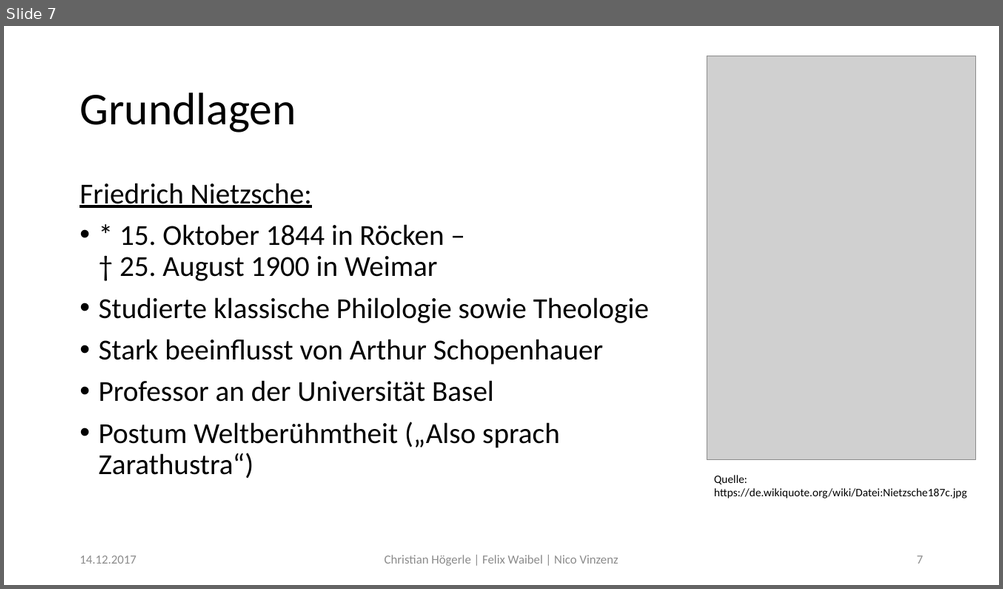
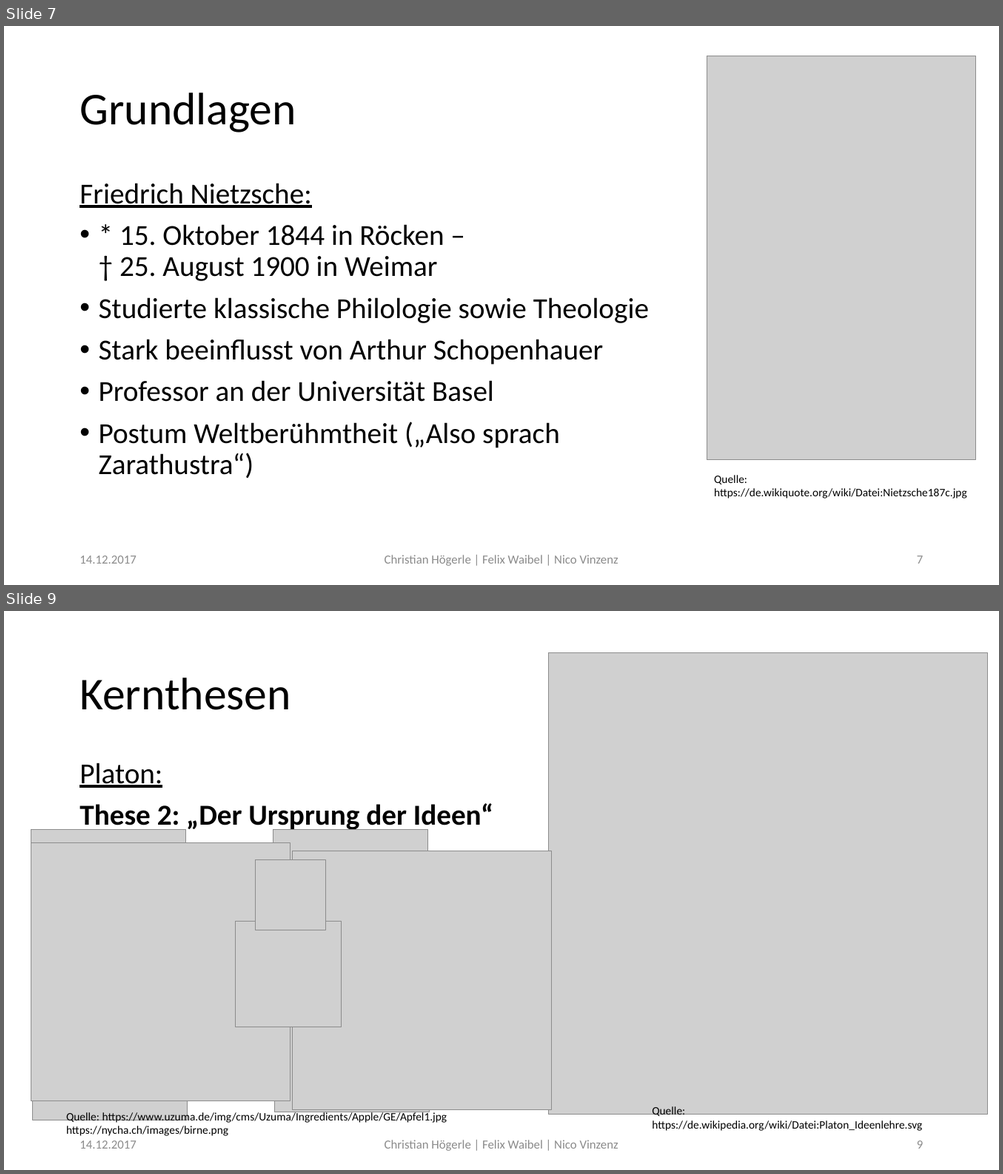
Before and after one commit to Fewa93/Berufsethik, a slide deck: Präsentation/Berufsethik.pptx. Shown one above the other, each under a label of ours: slide 7 before the commit, slides 7 and 9 after it; the slides between them are not shown. The pictures are 1003x589 and 1003x1174 pixels, drawn with LibreOffice and Linux fonts; fonts in the diff are those of the drawing; grey boxes stand for pictures. Boxes give left, top, right and bottom in pixels: in the first picture for what was removed or moved away, otherwise in the second. Text is boxed around its words. In the diff, an @@ line names an element or a change of style, - is before the commit and + after.

Commit message:
Präse: Platon, Abwägung und Fazit

```diff
--- a/Präsentation/Berufsethik.pptx
+++ b/Präsentation/Berufsethik.pptx
@@ slide 9 added at <box>4,611,999,1170</box>, background #FFFFFF @@
@@ picture added at <box>549,652,988,1116</box> @@
@@ title added at <box>79,678,290,710</box>, 44 pt, text #000000 @@
+Kernthesen
@@ text added at <box>79,763,493,832</box>, 28 pt, text #000000, bold @@
+Platon:
+These 2: „Der Ursprung der Ideen“
@@ picture added at <box>31,829,185,984</box> @@
@@ picture added at <box>273,829,428,984</box> @@
@@ picture added at <box>31,843,290,1102</box> @@
@@ picture added at <box>293,851,552,1111</box> @@
@@ picture added at <box>256,860,326,931</box> @@
@@ picture added at <box>236,921,341,1028</box> @@
@@ picture added at <box>32,966,187,1121</box> @@
@@ picture added at <box>275,974,430,1113</box> @@
@@ text added at <box>66,1111,447,1136</box>, 11 pt, text #000000 @@
+Quelle: https://www.uzuma.de/img/cms/Uzuma/Ingredients/Apple/GE/Apfel1.jpg
+https://nycha.ch/images/birne.png
@@ text added at <box>652,1107,922,1131</box>, 11 pt, text #000000 @@
+Quelle:
+https://de.wikipedia.org/wiki/Datei:Platon_Ideenlehre.svg
@@ text added at <box>79,1141,136,1149</box>, 12 pt, text #8C8C8C @@
+14.12.2017
@@ text added at <box>384,1140,618,1151</box>, 12 pt, text #8C8C8C @@
+Christian Högerle | Felix Waibel | Nico Vinzenz
@@ page number added at <box>916,1141,922,1149</box>, 12 pt, text #8C8C8C @@
+9
```
Also in this commit, not shown: 3 slides changed, 6 other slides added, 13 other files.
